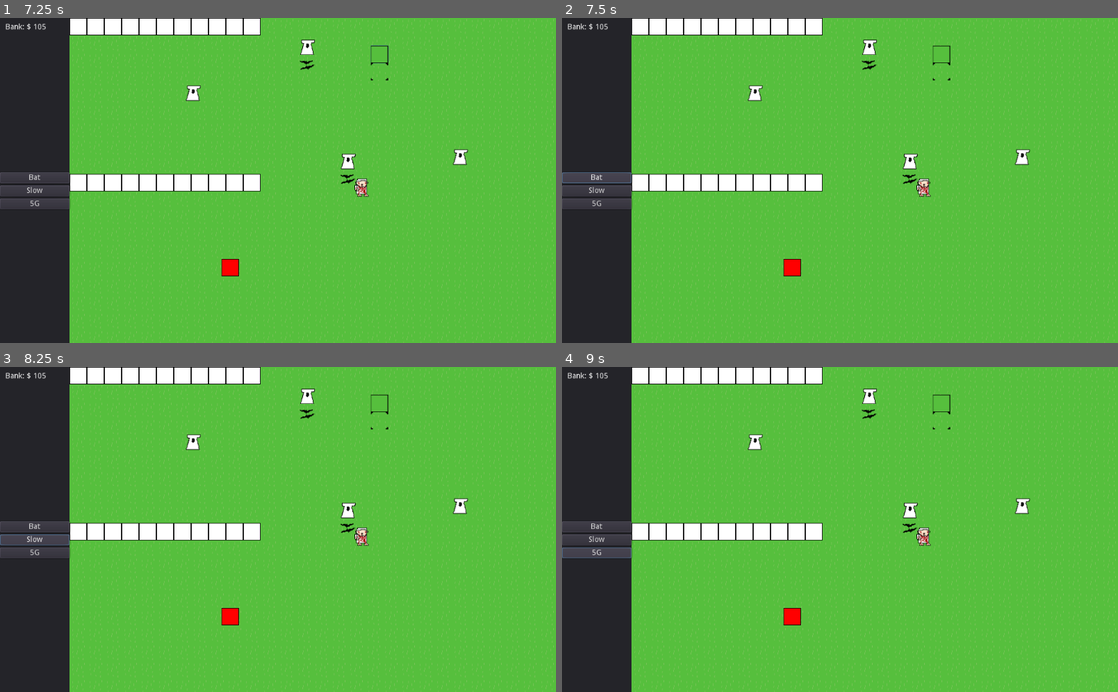
Above: before the commit, frames 1-4 (two rows, left to right).
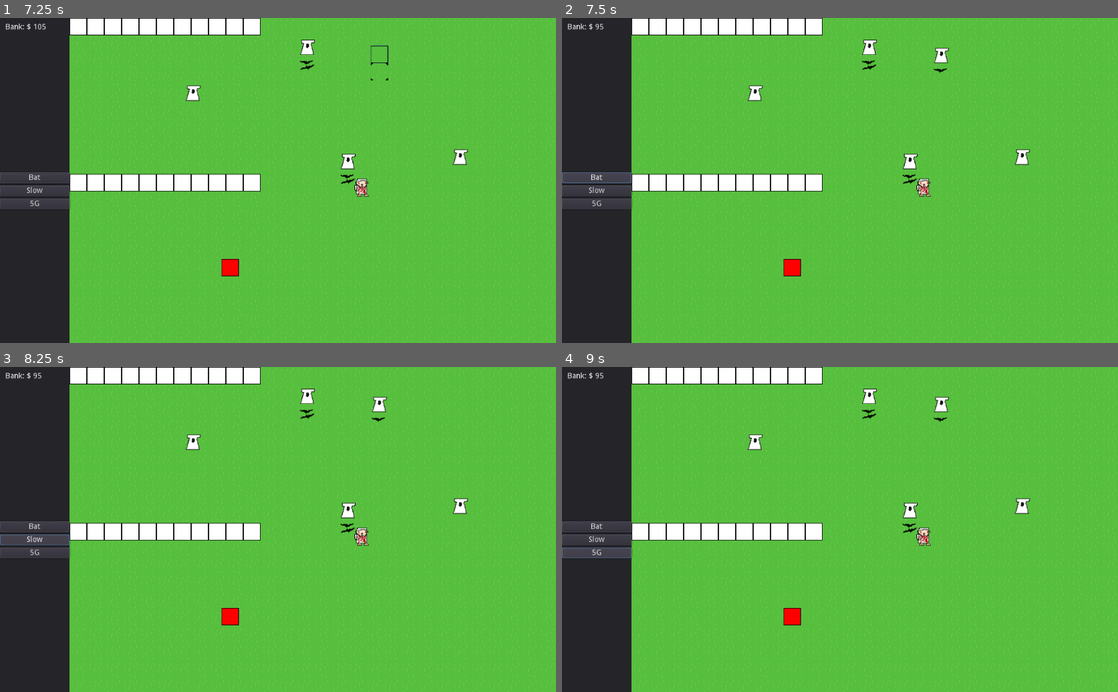
Above: after the commit, the same moments.

Repository: S-D-V-A-S-M-V-V-I-C-T-S-S-BAGGER/CovidTowerDefense
Game: Godot game, scene res://Levels/BaseLevel.tscn
Same seed, same stepped clock (60 frames per second), same inputs: the game is played once before the commit and once after it.
Inputs (mouse positions are in pixels of both pictures, inside the frame that each line leads up to):
- Up to frame 1 (7.25 s): click "Bat" at 0.5 s; click "Slow" at 1.25 s; click "5G" at 2 s; click (378, 53) at 2.77 s; click (378, 53) at 3.52 s; click "Bat" at 4.25 s; click "Slow" at 5 s; click "5G" at 5.75 s; click (378, 53) at 6.52 s
- Up to frame 2 (7.5 s): click "Bat" at 7.25 s
- Up to frame 3 (8.25 s): click "Slow" at 8 s
- Up to frame 4 (9 s): click "5G" at 8.75 s

Frame 1 is identical in both runs. In frame 2, 0.2% of the frame differs, in the area x 6-70%, y 1-20%; in frame 3, 0.2%; in frame 4, 0.2%.

Commit message:
Added tower buying

Diff:
--- a/Gui/HUD.tscn
+++ b/Gui/HUD.tscn
@@ -1,8 +1,11 @@
-[gd_scene load_steps=4 format=2]
+[gd_scene load_steps=7 format=2]
 
 [ext_resource path="res://Gui/TowerOptions.gd" type="Script" id=1]
 [ext_resource path="res://Gui/TowerPositions.gd" type="Script" id=2]
 [ext_resource path="res://Gui/Bank.gd" type="Script" id=3]
+[ext_resource path="res://Towers/BatTower.tscn" type="PackedScene" id=4]
+[ext_resource path="res://Towers/CellTower.tscn" type="PackedScene" id=5]
+[ext_resource path="res://Towers/Tower.tscn" type="PackedScene" id=6]
 
 [node name="HUD" type="MarginContainer"]
 anchor_right = 1.0
@@ -70,6 +73,9 @@
 __meta__ = {
 "_edit_use_anchors_": false
 }
+bat_tower = ExtResource( 4 )
+slow_tower = ExtResource( 6 )
+cell_tower = ExtResource( 5 )
 
 [node name="BatTower" type="Button" parent="SideBar/TowerOptions"]
 margin_top = 247.0
@@ -94,3 +100,7 @@
 margin_right = 128.0
 margin_bottom = 315.0
 text = "5G"
+
+[connection signal="pressed" from="SideBar/TowerOptions/BatTower" to="SideBar/TowerOptions" method="_on_BatTower_pressed"]
+[connection signal="pressed" from="SideBar/TowerOptions/SlowTower" to="SideBar/TowerOptions" method="_on_SlowTower_pressed"]
+[connection signal="pressed" from="SideBar/TowerOptions/CellTower" to="SideBar/TowerOptions" method="_on_CellTower_pressed"]
--- a/Gui/TowerOptions.gd
+++ b/Gui/TowerOptions.gd
@@ -1,24 +1,32 @@
 extends VBoxContainer
 
 export (PackedScene) var bat_tower
+export (int) var bat_tower_cost = 10
 export (PackedScene) var slow_tower
+export (int) var slow_tower_cost = 10
 export (PackedScene) var cell_tower
+export (int) var cell_tower_cost = 10
 export (PackedScene) var fastfood_tower
+export (int) var fastfood_tower_cost = 10
 export (PackedScene) var lidl_tower
+export (int) var lidl_tower_cost = 10
 export (PackedScene) var nerts_tower
+export (int) var nerts_tower_cost = 10
+
+var bank : Node
 
 # Called when the node enters the scene tree for the first time.
 func _ready():
-	pass # Replace with function body.
+	bank = owner.get_node("SideBar/Bank")
 
 
 # Called every frame. 'delta' is the elapsed time since the previous frame.
 #func _process(delta):
 #	pass
 
-func place_tower(tower_scene:PackedScene) -> void:
+func place_tower(tower_scene:PackedScene, cost:int) -> void:
 	var selected_position = owner.get_node("TowerPositions").consume_position()
-	if selected_position:
+	if selected_position and bank.pay(cost):
 		var tower = tower_scene.instance()
 		var tower_position = selected_position.position
 		var path_position = selected_position.get_node("PathPosition").position
@@ -28,24 +36,24 @@
 
 
 func _on_BatTower_pressed():
-	place_tower(bat_tower)
+	place_tower(bat_tower, bat_tower_cost)
 
 
 func _on_SlowTower_pressed():
-	place_tower(slow_tower)
+	place_tower(slow_tower, slow_tower_cost)
 
 
 func _on_CellTower_pressed():
-	place_tower(cell_tower)
+	place_tower(cell_tower, cell_tower_cost)
 
 
 func _on_FastfoodTower_pressed():
-	place_tower(fastfood_tower)
+	place_tower(fastfood_tower, fastfood_tower_cost)
 
 
 func _on_LidlTower_pressed():
-	place_tower(lidl_tower)
+	place_tower(lidl_tower, lidl_tower_cost)
 
 
 func _on_NertsTower_pressed():
-	place_tower(nerts_tower)
+	place_tower(nerts_tower, nerts_tower_cost)
